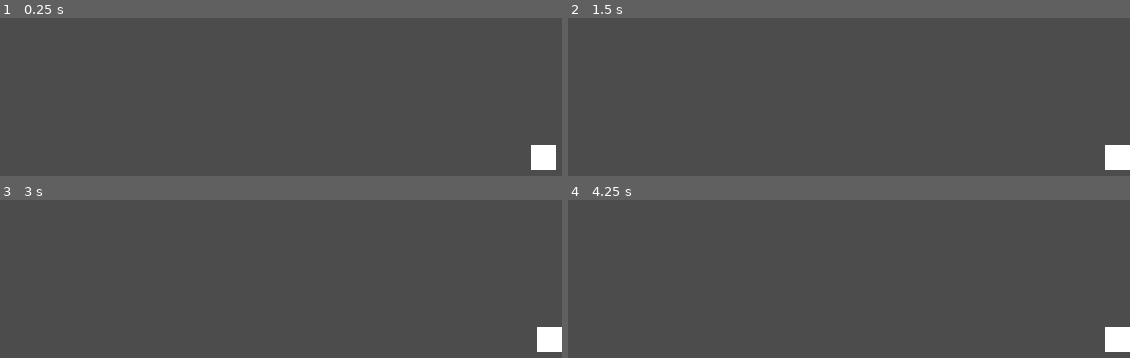
Above: before the commit, frames 1-4 (two rows, left to right).
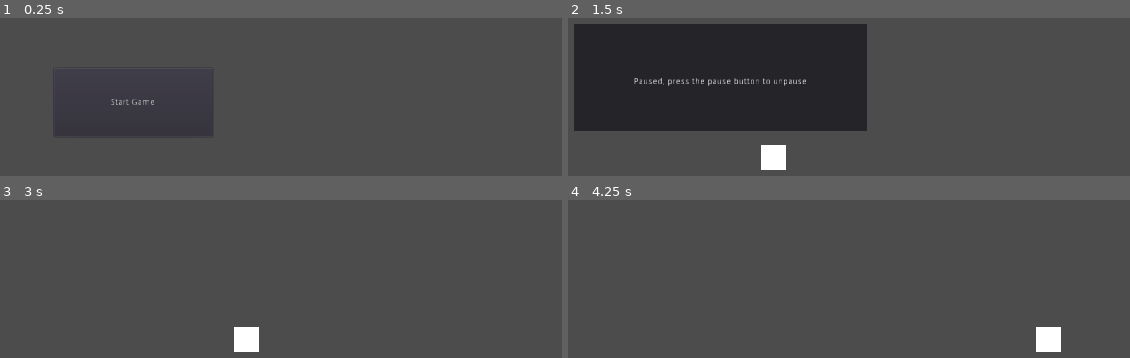
Above: after the commit, the same moments.

Repository: Noviv/BismarkUnchained
Game: Godot game, scene res://scenes/UI/StartScreen.tscn
The game is run twice, just before and just after one commit, with the same random seed, the same clock (stepped at 60 frames per second) and the same inputs. Before the commit the project starts from res://scenes/Main/Main.tscn.
Inputs (mouse positions are in pixels of both pictures, inside the frame that each line leads up to):
- Up to frame 1 (0.25 s): no input
- Up to frame 2 (1.5 s): click (702, 103) at 0.5 s, where only the run after the commit has a clickable "Start Game"; tap Enter (ui_pause, bound only after the commit) at 1.25 s
- Up to frame 3 (3 s): tap Space at 2 s; tap Enter (ui_pause, bound only after the commit) at 2.75 s
- Up to frame 4 (4.25 s): no input

The runs differ from the first frame. In frame 1, 0.8% of the frame differs, in the area x 19-99%, y 51-97%; in frame 2, 36%, in the area x 1-100%, y 3-97%; in frame 3, 1.4%; in frame 4, 1.4%.

Commit message:
Added start screen and pausing functionality

Diff:
--- a/BismarkUnchained/project.godot
+++ b/BismarkUnchained/project.godot
@@ -16,7 +16,7 @@
 [application]
 
 config/name="BismarkUnchained"
-run/main_scene="res://scenes/Main/Main.tscn"
+run/main_scene="res://scenes/UI/StartScreen.tscn"
 config/icon="res://images/icon.png"
 
 [display]
@@ -25,6 +25,36 @@
 window/size/height=720
 window/stretch/mode="2d"
 
+[input]
+
+player_up={
+"deadzone": 0.5,
+"events": [ Object(InputEventKey,"resource_local_to_scene":false,"resource_name":"","device":0,"alt":false,"shift":false,"control":false,"meta":false,"command":false,"pressed":false,"scancode":87,"unicode":0,"echo":false,"script":null)
+ ]
+}
+player_down={
+"deadzone": 0.5,
+"events": [ Object(InputEventKey,"resource_local_to_scene":false,"resource_name":"","device":0,"alt":false,"shift":false,"control":false,"meta":false,"command":false,"pressed":false,"scancode":83,"unicode":0,"echo":false,"script":null)
+ ]
+}
+player_left={
+"deadzone": 0.5,
+"events": [ Object(InputEventKey,"resource_local_to_scene":false,"resource_name":"","device":0,"alt":false,"shift":false,"control":false,"meta":false,"command":false,"pressed":false,"scancode":65,"unicode":0,"echo":false,"script":null)
+ ]
+}
+player_right={
+"deadzone": 0.5,
+"events": [ Object(InputEventKey,"resource_local_to_scene":false,"resource_name":"","device":0,"alt":false,"shift":false,"control":false,"meta":false,"command":false,"pressed":false,"scancode":68,"unicode":0,"echo":false,"script":null)
+ ]
+}
+ui_pause={
+"deadzone": 0.5,
+"events": [ Object(InputEventKey,"resource_local_to_scene":false,"resource_name":"","device":0,"alt":false,"shift":false,"control":false,"meta":false,"command":false,"pressed":false,"scancode":16777221,"unicode":0,"echo":false,"script":null)
+, Object(InputEventJoypadButton,"resource_local_to_scene":false,"resource_name":"","device":0,"button_index":11,"pressure":0.0,"pressed":false,"script":null)
+, Object(InputEventKey,"resource_local_to_scene":false,"resource_name":"","device":0,"alt":false,"shift":false,"control":false,"meta":false,"command":false,"pressed":false,"scancode":96,"unicode":0,"echo":false,"script":null)
+ ]
+}
+
 [rendering]
 
 environment/default_environment="res://default_env.tres"
--- a/BismarkUnchained/scenes/KinematicBody2D.gd
+++ b/BismarkUnchained/scenes/KinematicBody2D.gd
@@ -1,4 +1,4 @@
 extends KinematicBody2D
 
 func _physics_process(delta):
-	move_and_collide(Vector2(50, 0))
+	move_and_collide(Vector2(5, 0))
--- a/BismarkUnchained/scenes/Main/Main.tscn
+++ b/BismarkUnchained/scenes/Main/Main.tscn
@@ -1,14 +1,17 @@
-[gd_scene load_steps=4 format=2]
+[gd_scene load_steps=5 format=2]
 
 [ext_resource path="res://scenes/Main/Main.gd" type="Script" id=1]
-[ext_resource path="res://scenes/Wall.tscn" type="PackedScene" id=2]
-[ext_resource path="res://scenes/Player.tscn" type="PackedScene" id=3]
+[ext_resource path="res://scenes/Player.tscn" type="PackedScene" id=2]
+[ext_resource path="res://scenes/Wall.tscn" type="PackedScene" id=3]
+[ext_resource path="res://scenes/UI/PauseScene.tscn" type="PackedScene" id=4]
 
 [node name="Main" type="Node2D"]
 script = ExtResource( 1 )
 
-[node name="Wall" parent="." instance=ExtResource( 2 )]
+[node name="Wall" parent="." instance=ExtResource( 3 )]
 
-[node name="Player" parent="." instance=ExtResource( 3 )]
+[node name="Player" parent="." instance=ExtResource( 2 )]
 position = Vector2( 500, 500 )
 scale = Vector2( 1, 1 )
+
+[node name="PauseScene" parent="." instance=ExtResource( 4 )]
--- /dev/null
+++ b/BismarkUnchained/scenes/UI/PauseScene.gd
@@ -0,0 +1,26 @@
+extends Node2D
+
+var paused = false
+
+# Called when the node enters the scene tree for the first time.
+func _ready():
+	$PausePanel.hide()
+
+func is_pause():
+	return paused
+
+func _process(delta):
+	if Input.is_action_just_pressed("ui_pause"):
+		print("paused")
+		if(!paused):
+			print("now paused")
+			$PausePanel.show()
+			get_tree().paused = true
+			paused = true
+		else:
+			print("now unpaused")
+			$PausePanel.hide()
+			get_tree().paused = false
+			paused = false
+	elif Input.is_action_pressed("ui_cancel"):
+		get_tree().quit()
--- /dev/null
+++ b/BismarkUnchained/scenes/UI/PauseScene.tscn
@@ -0,0 +1,26 @@
+[gd_scene load_steps=2 format=2]
+
+[ext_resource path="res://scenes/UI/PauseScene.gd" type="Script" id=1]
+
+[node name="PauseScene" type="Node2D"]
+pause_mode = 2
+script = ExtResource( 1 )
+
+[node name="PausePanel" type="Panel" parent="."]
+margin_left = 389.959
+margin_top = 287.406
+margin_right = 858.959
+margin_bottom = 458.406
+__meta__ = {
+"_edit_use_anchors_": false
+}
+
+[node name="Label" type="Label" parent="PausePanel"]
+margin_left = 95.8962
+margin_top = 84.7997
+margin_right = 372.896
+margin_bottom = 196.8
+text = "Paused, press the pause button to unpause"
+__meta__ = {
+"_edit_use_anchors_": false
+}
--- /dev/null
+++ b/BismarkUnchained/scenes/UI/StartButton.gd
@@ -0,0 +1,13 @@
+extends Button
+
+# Declare member variables here. Examples:
+# var a = 2
+# var b = "text"
+
+# Called when the node enters the scene tree for the first time.
+func _ready():
+
+	pass # Replace with function body.
+
+func _on_Button_pressed():
+	get_tree().change_scene("res://scenes/Main/Main.tscn")
--- /dev/null
+++ b/BismarkUnchained/scenes/UI/StartScreen.tscn
@@ -0,0 +1,22 @@
+[gd_scene load_steps=2 format=2]
+
+[ext_resource path="res://scenes/UI/StartButton.gd" type="Script" id=1]
+
+[node name="Control" type="Control"]
+anchor_right = 1.0
+anchor_bottom = 1.0
+__meta__ = {
+"_edit_use_anchors_": false
+}
+
+[node name="Button" type="Button" parent="."]
+margin_left = 466.54
+margin_top = 357.272
+margin_right = 720.54
+margin_bottom = 467.272
+text = "Start Game"
+script = ExtResource( 1 )
+__meta__ = {
+"_edit_use_anchors_": false
+}
+[connection signal="pressed" from="Button" to="Button" method="_on_Button_pressed"]
